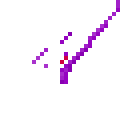
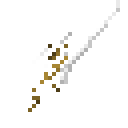
Two versions of the same layered image (128 x 128). Layer-by-layer changes:
painted on "Copie de hdd_lilac_beam_gunblade_revised_charging_1_e.png" over [28, 0, 120, 112]
